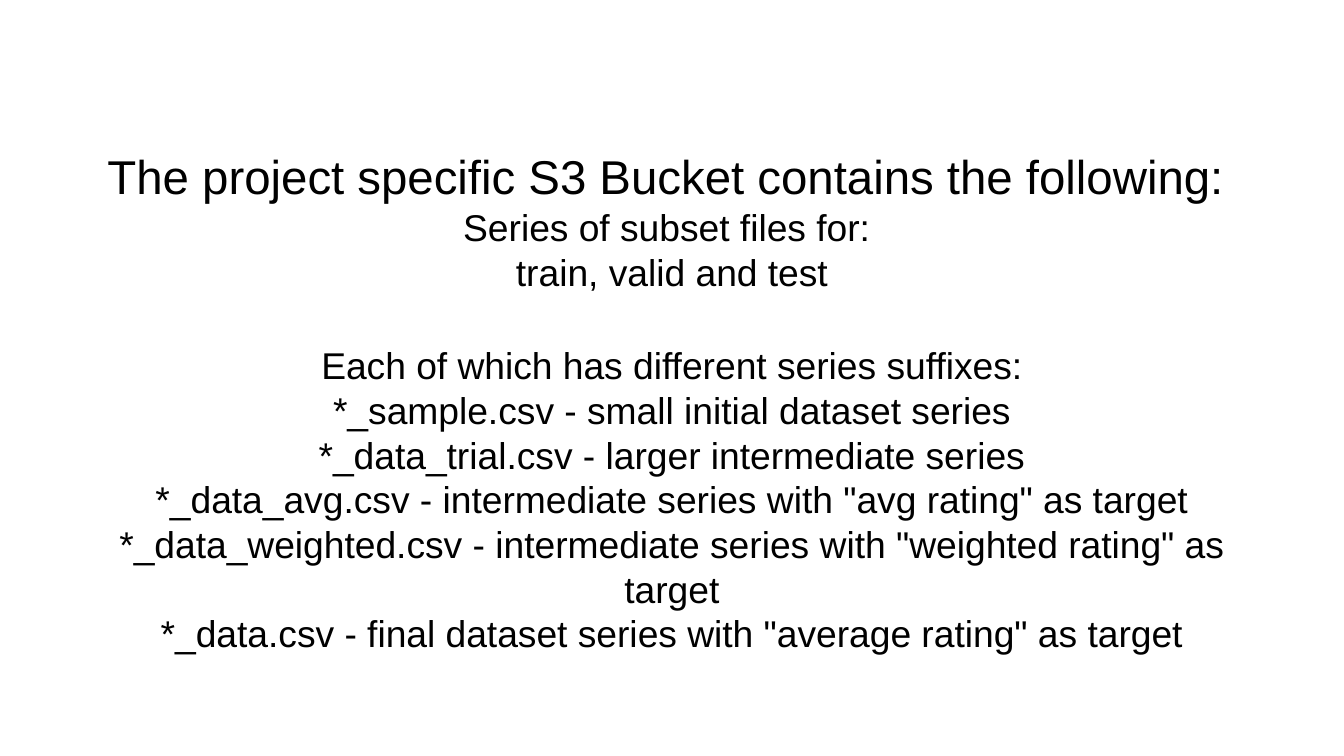
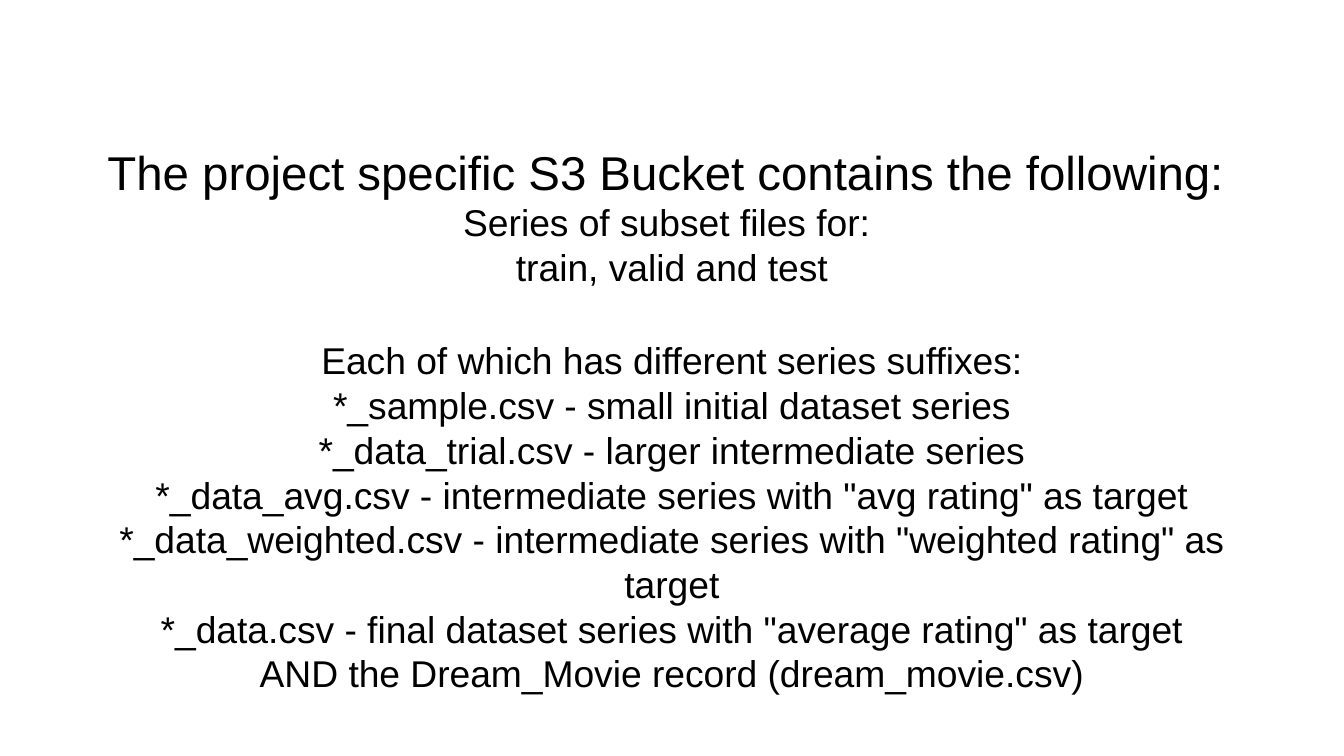
Before and after one commit to jgo-DA/Project-Movies_Team-Darmstadt, a slide deck: slide 5 of docs/Team-Darmstadt_Movies-Project_Presentation.odp. Drawn at 1344x756 pixels with LibreOffice and Linux fonts; fonts in the diff are those of the drawing; background and template pictures are left out. Boxes give left, top, right and bottom in pixels: in the first picture for what was removed or moved away, otherwise in the second. Text is boxed around its words. In the diff, an @@ line names an element or a change of style, - is before the commit and + after.

```diff
--- a/docs/Team-Darmstadt_Movies-Project_Presentation.odp
+++ b/docs/Team-Darmstadt_Movies-Project_Presentation.odp
@@ subtitle at bbox=[260, 660, 1084, 695]: paragraph added @@
+AND the Dream_Movie record (dream_movie.csv)
```
Also in this commit, not shown: 4 other slides changed, 2 slides added, 1 slide removed, 1 other file.
